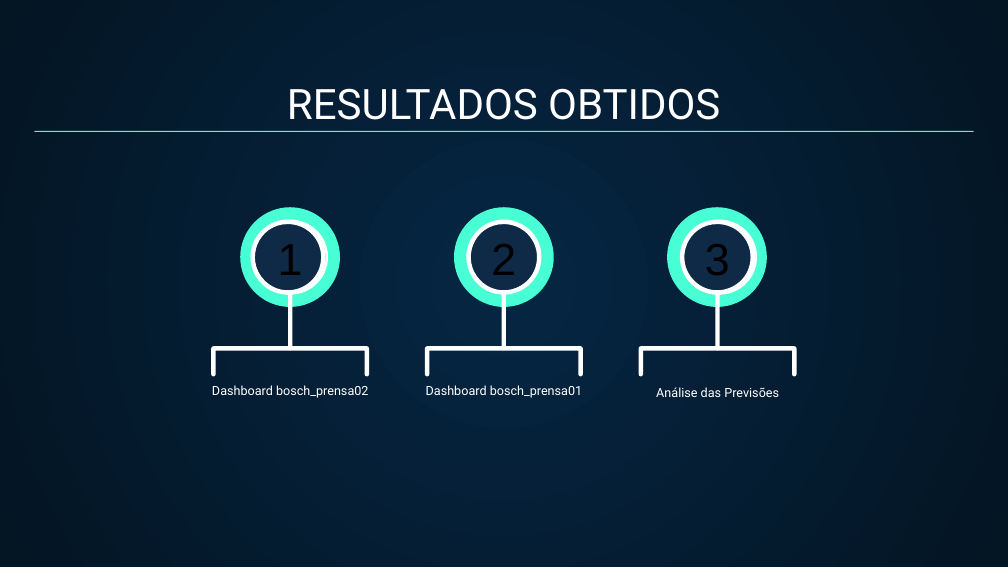
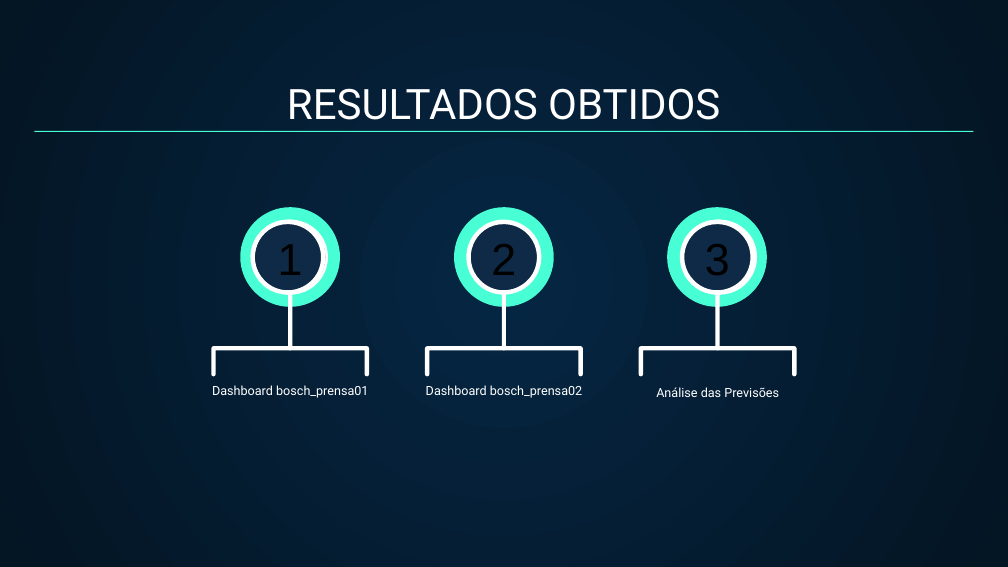
Before and after one commit to DanielCoelho112/master_thesis_document, a slide deck: slide 12 of defesa_tese/presentation.pptx (slide 15 before the commit). Drawn at 1008x567 pixels with LibreOffice and Linux fonts; fonts in the diff are those of the drawing. Boxes give left, top, right and bottom in pixels: in the first picture for what was removed or moved away, otherwise in the second. Text is boxed around its words. In the diff, an @@ line names an element or a change of style, - is before the commit and + after.

```diff
--- a/defesa_tese/presentation.pptx
+++ b/defesa_tese/presentation.pptx
@@ text at [212, 385, 368, 398]: text changed @@
-Dashboard bosch_prensa02
+Dashboard bosch_prensa01
@@ text at [426, 385, 582, 398]: text changed @@
-Dashboard bosch_prensa01
+Dashboard bosch_prensa02
```
Also in this commit, not shown: 12 other slides changed, 8 slides added, 5 slides removed, 2 other files.
